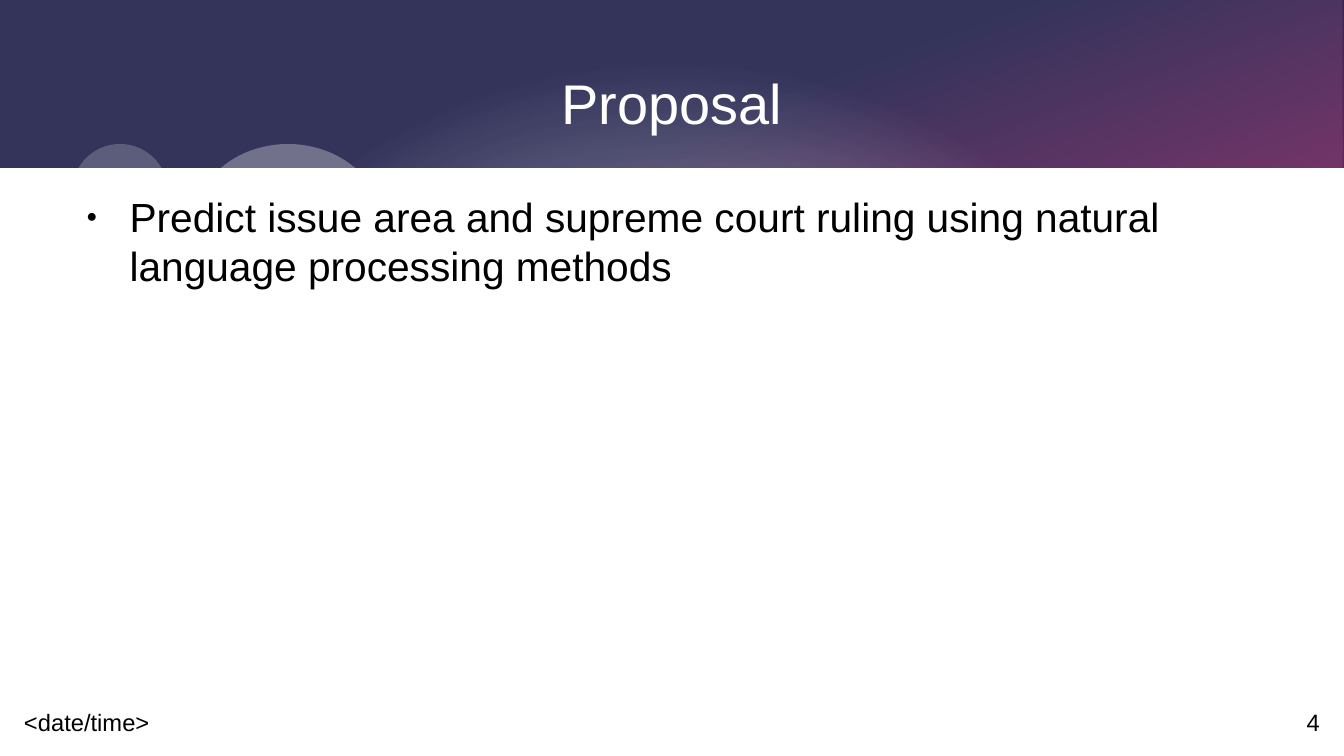
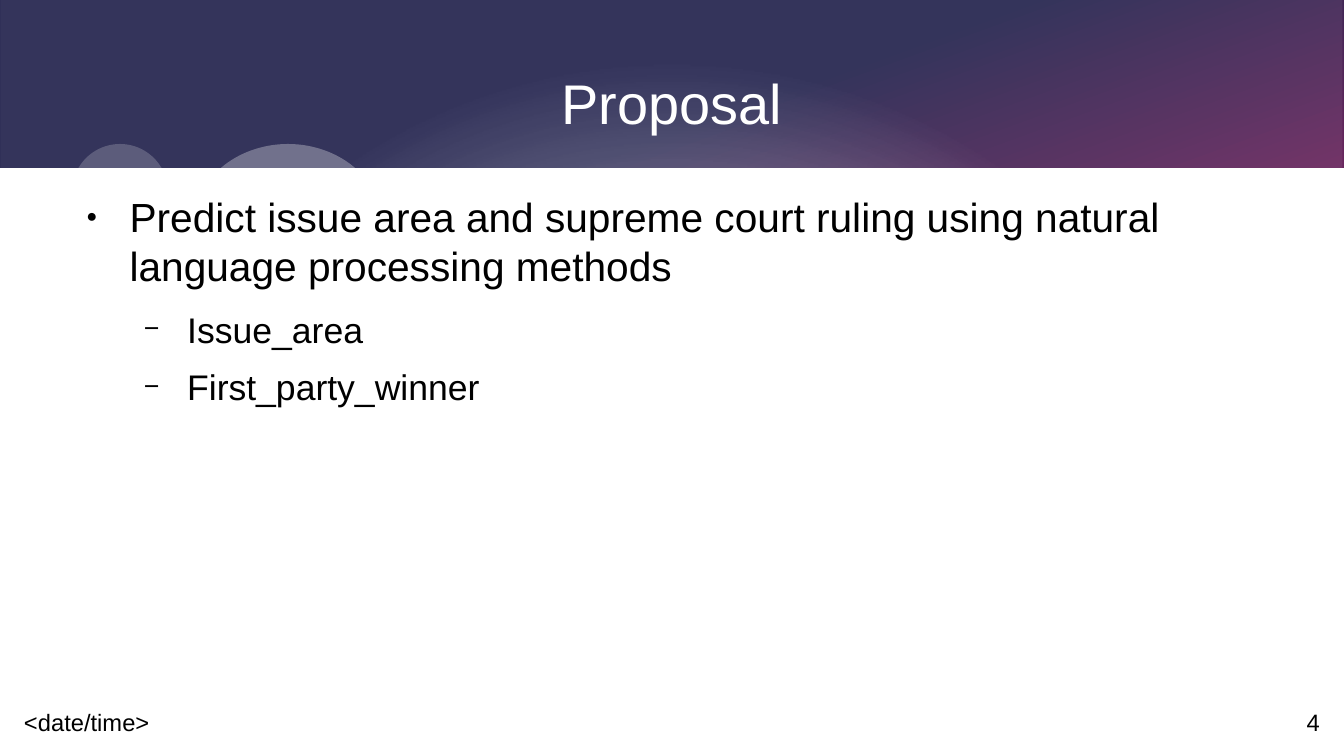
Before and after one commit to RMLanders/filevine_casestudy, a slide deck: slide 4 of presentation.odp. Drawn at 1344x756 pixels with LibreOffice and Linux fonts; fonts in the diff are those of the drawing. Boxes give left, top, right and bottom in pixels: in the first picture for what was removed or moved away, otherwise in the second. Text is boxed around its words. In the diff, an @@ line names an element or a change of style, - is before the commit and + after.

```diff
--- a/presentation.odp
+++ b/presentation.odp
@@ text at bbox=[187, 318, 479, 407]: paragraphs added @@
+  − Issue_area
+  − First_party_winner
```
Also in this commit, not shown: 7 other slides changed, 6 slides added, 2 slides removed, 46 other files.
